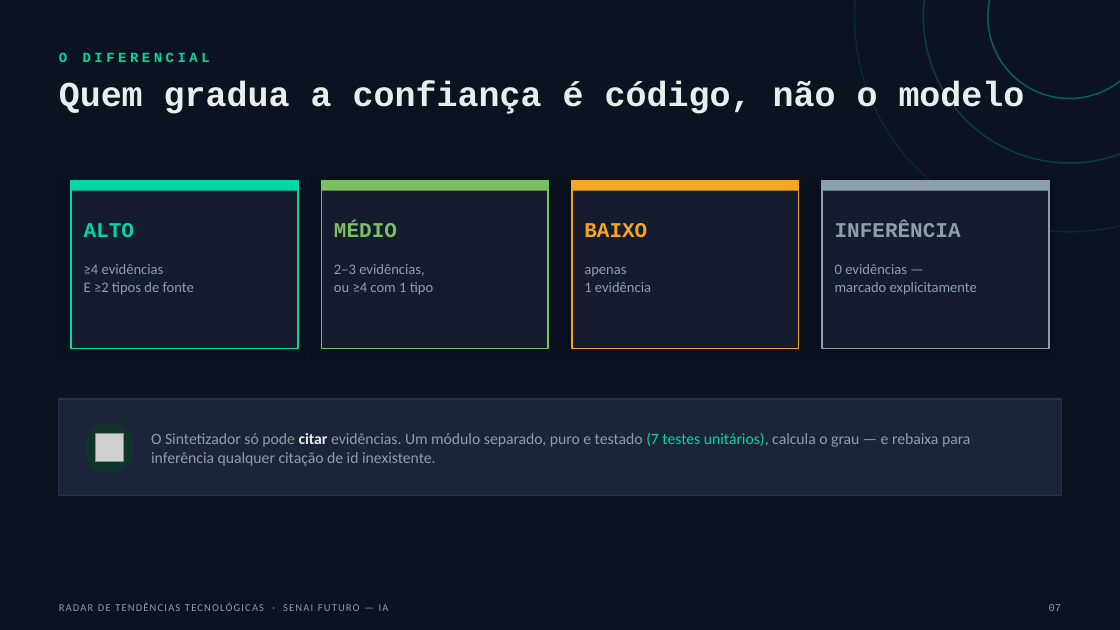
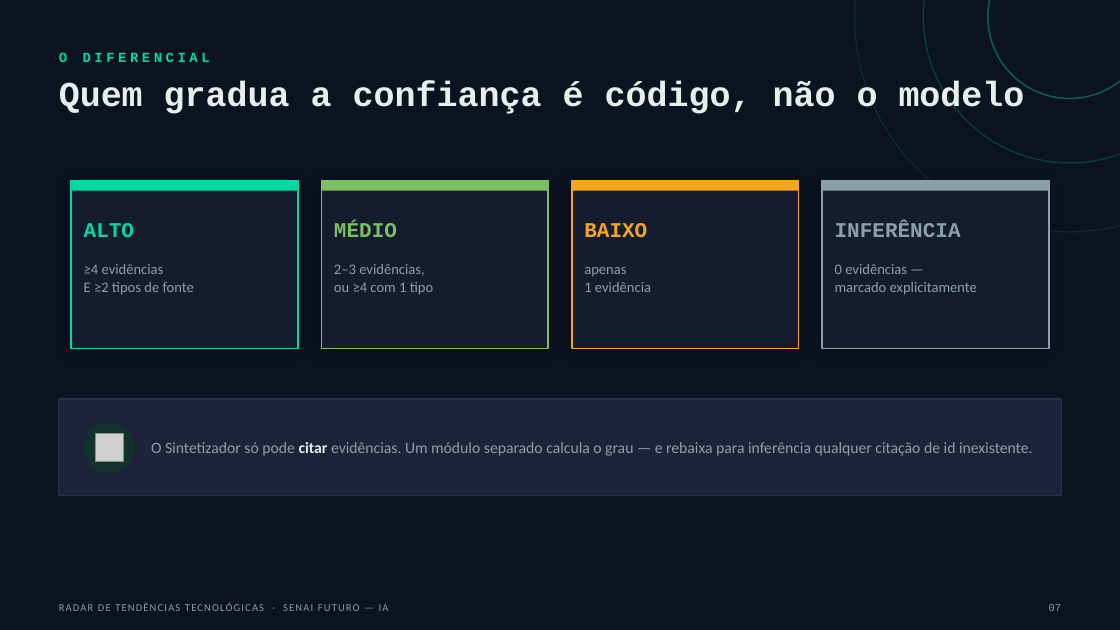
Before and after one commit to Carlosaaajr/radar-tendencias-tecnologicas, a slide deck: slide 7 of docs/apresentacao/radar-tendencias-apresentacao.pptx. Drawn at 1120x630 pixels with LibreOffice and Linux fonts; fonts in the diff are those of the drawing; grey boxes stand for pictures. Boxes give left, top, right and bottom in pixels: in the first picture for what was removed or moved away, otherwise in the second. Text is boxed around its words. In the diff, an @@ line names an element or a change of style, - is before the commit and + after.

```diff
--- a/docs/apresentacao/radar-tendencias-apresentacao.pptx
+++ b/docs/apresentacao/radar-tendencias-apresentacao.pptx
@@ text at box(151, 442, 1033, 456): text changed @@
-O Sintetizador só pode citar evidências. Um módulo separado, puro e testado (7 testes unitários), calcula o grau — e rebaixa para inferência qualquer citação de id inexistente.
+O Sintetizador só pode citar evidências. Um módulo separado calcula o grau — e rebaixa para inferência qualquer citação de id inexistente.
```
Also in this commit, not shown: 6 other slides changed, 1 other file.
